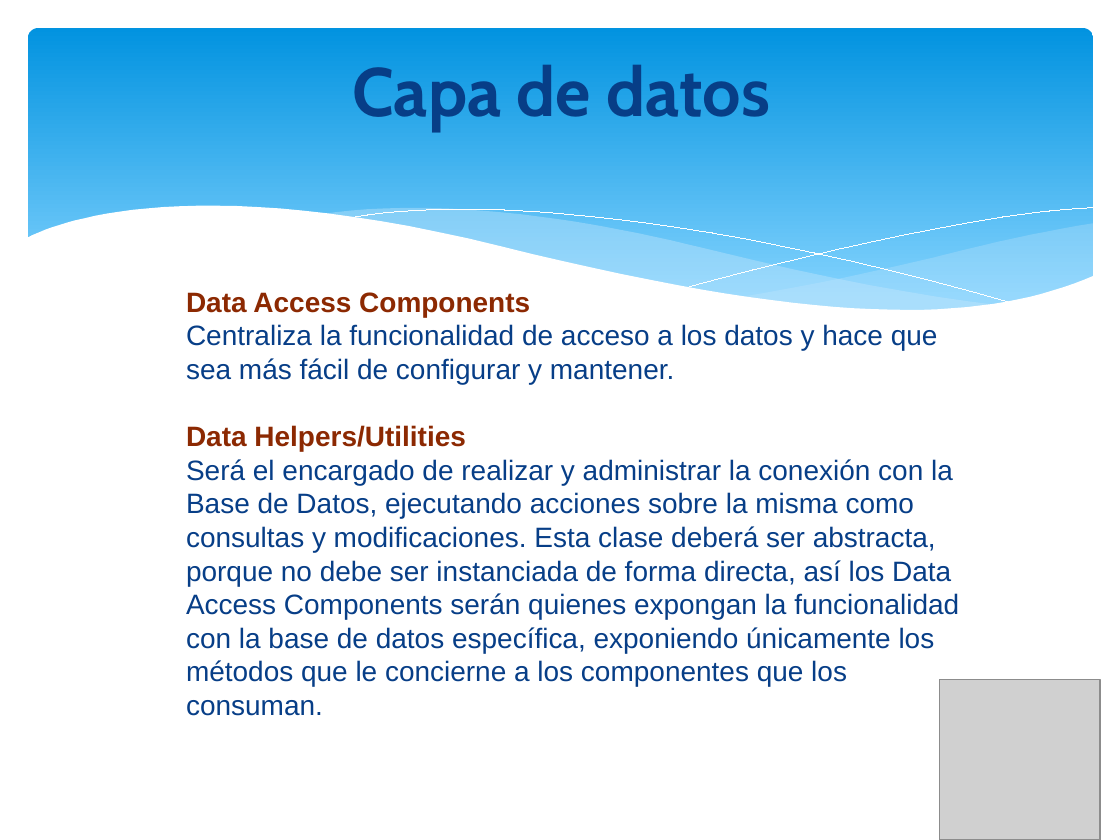
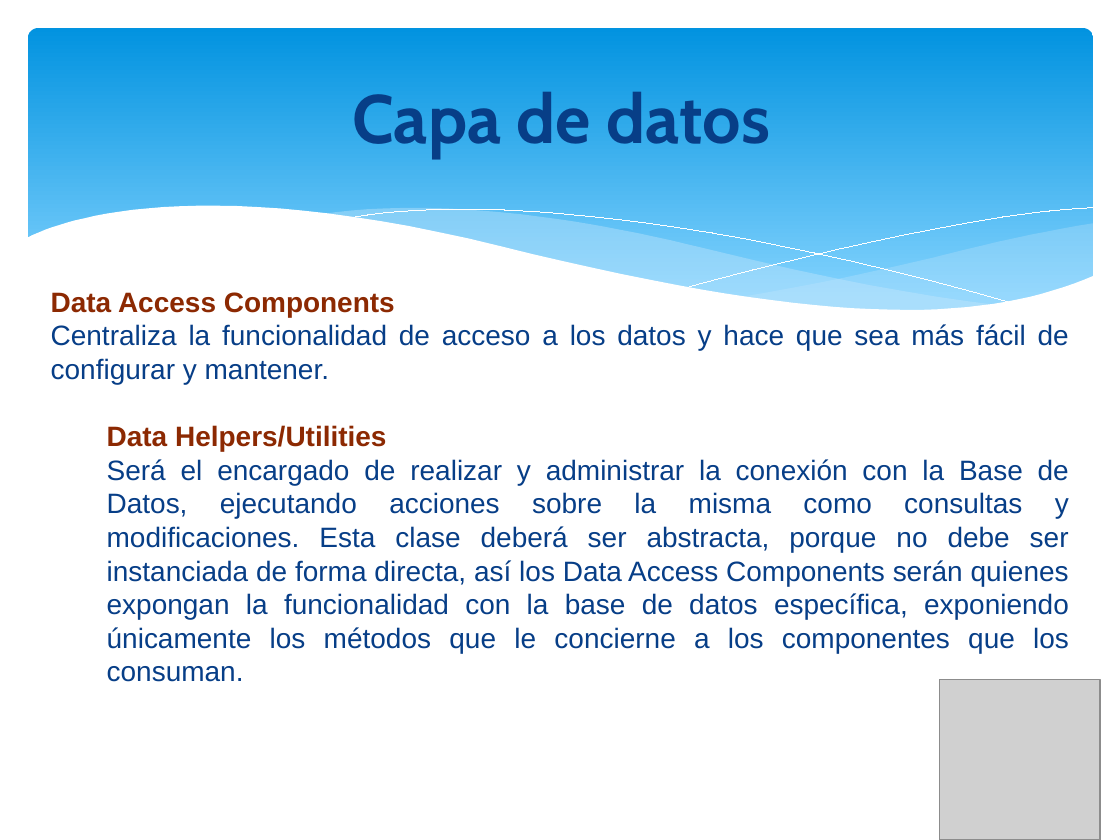
Before and after one commit to orlysemperfi/tp3-contratos-clientes, a slide deck: slide 9 of ITERACION 5/SUBITERACION 2/PRESENTACION01/PPT TP3 PRES02.pptx. Drawn at 1120x840 pixels with LibreOffice and Linux fonts; fonts in the diff are those of the drawing; grey boxes stand for pictures. Boxes give left, top, right and bottom in pixels: in the first picture for what was removed or moved away, otherwise in the second. Text is boxed around its words. In the diff, an @@ line names an element or a change of style, - is before the commit and + after.

```diff
--- a/ITERACION 5/SUBITERACION 2/PRESENTACION01/PPT TP3 PRES02.pptx
+++ b/ITERACION 5/SUBITERACION 2/PRESENTACION01/PPT TP3 PRES02.pptx
@@ title "Capa de datos": place and size @@
-title "Capa de datos" at bbox=[352, 65, 770, 132]
+title "Capa de datos" at bbox=[352, 92, 770, 158]
@@ text "Data Access Components": place and size @@
-text "Data Access Components" at bbox=[186, 292, 959, 687]
+text "Data Access Components" at bbox=[51, 292, 1069, 653]
@@ text "Data Access Components" at bbox=[51, 292, 1069, 653]: alignment left to justified; list level 2 to 1 in "Data Access Components"; list level 2 to 1 in "Data Helpers/Utilities" @@
```
Also in this commit, not shown: 10 other slides changed.
